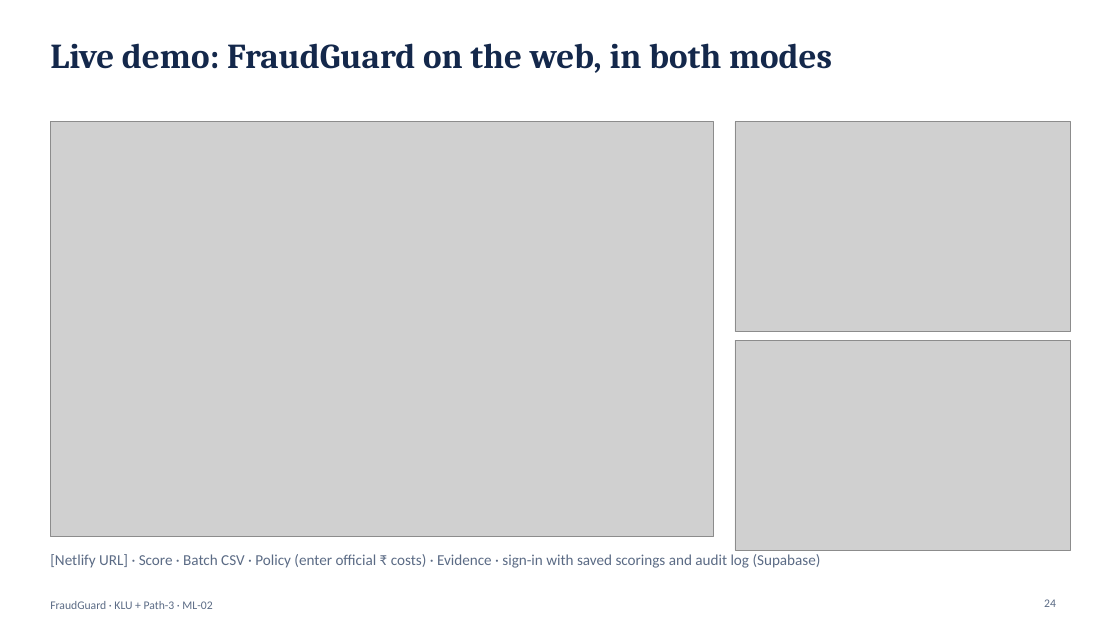
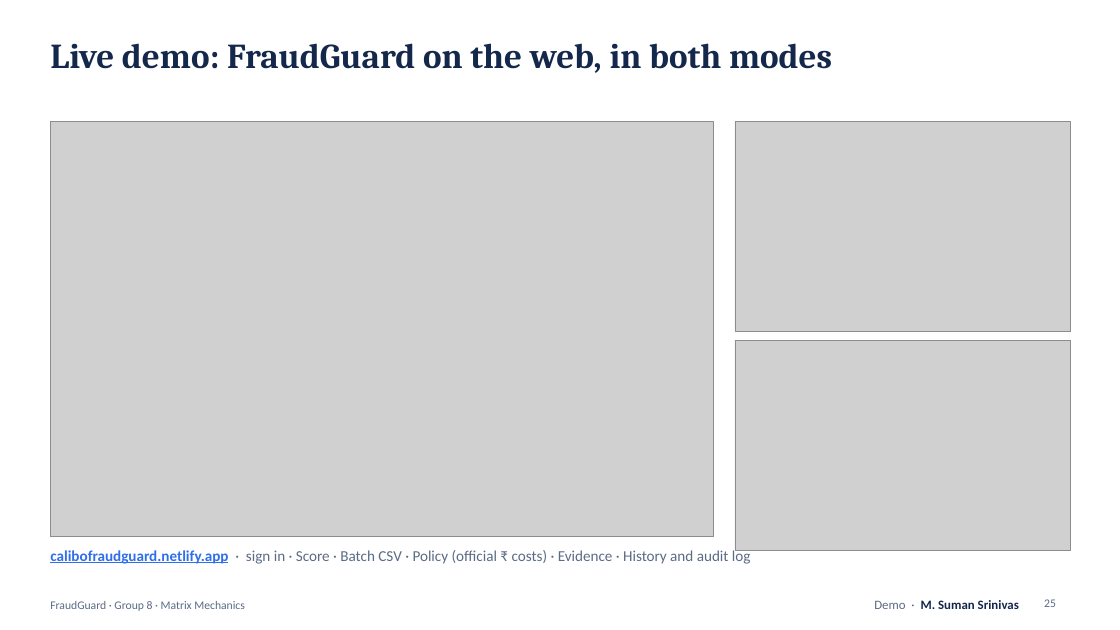
Before and after one commit to naishadhvytla/hackathon01calibo, a slide deck: slide 25 of docs/FraudGuard_Presentation.pptx (slide 24 before the commit). Drawn at 1120x630 pixels with LibreOffice and Linux fonts; fonts in the diff are those of the drawing; grey boxes stand for pictures. Boxes give left, top, right and bottom in pixels: in the first picture for what was removed or moved away, otherwise in the second. Text is boxed around its words. In the diff, an @@ line names an element or a change of style, - is before the commit and + after.

Commit message:
Team details, live URL, PS ownership; fix overlapping chart titles
- Group 8 · Matrix Mechanics, members and https://calibofraudguard.netlify.app/ in the deck, all Word documents, README, notebook, web app and Streamlit demo
- Problem-statement owners: PS1-2 N. Varshitha, PS3-4 M. Kumara Swamy, PS5-6 V. Naishadh, PS7-8 M. Suman Srinivas
- Deck: new team/ownership slide, presenter named on every slide, placeholders replaced, demo screenshots retaken (27 slides)
- Figures: super-titles moved above panel titles (fixes overlap on the fraud-by-amount/hour slide and six other charts); notebooks re-executed, every number unchanged
- README .docx: code blocks and table widths readable

```diff
--- a/docs/FraudGuard_Presentation.pptx
+++ b/docs/FraudGuard_Presentation.pptx
@@ text at <box>50,548,751,564</box>: text changed @@
-[Netlify URL] · Score · Batch CSV · Policy (enter official ₹ costs) · Evidence · sign-in with saved scorings and audit log (Supabase)
+calibofraudguard.netlify.app · sign in · Score · Batch CSV · Policy (official ₹ costs) · Evidence · History and audit log
@@ page number at <box>1044,599,1056,607</box>: text changed @@
-24
+25
@@ text at <box>50,601,245,611</box>: text changed @@
-FraudGuard · KLU + Path-3 · ML-02
+FraudGuard · Group 8 · Matrix Mechanics
@@ text added at <box>874,600,1019,609</box>, 11 pt, text #14284B, bold @@
+Demo · M. Suman Srinivas
```
Also in this commit, not shown: 25 other slides changed, 1 slide added, 32 other files.
